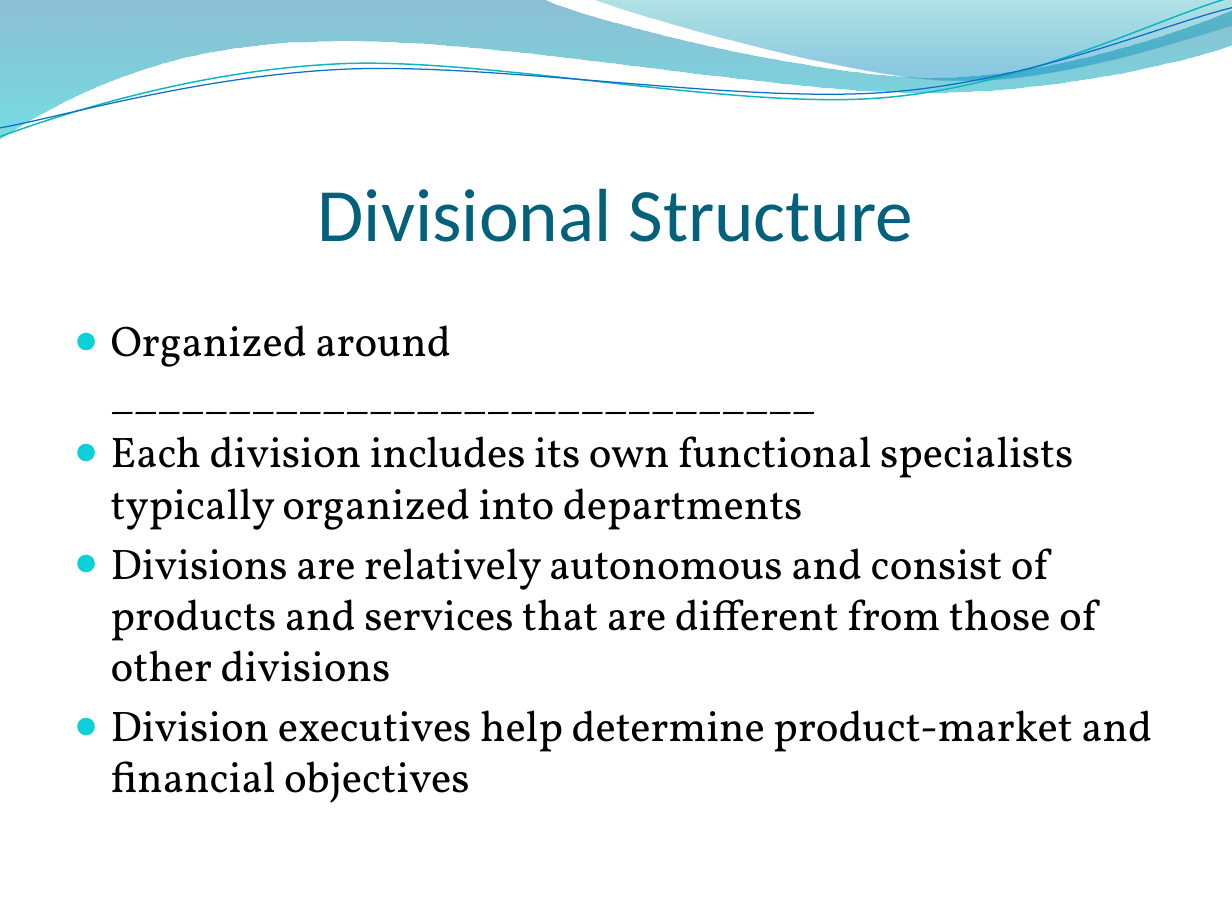
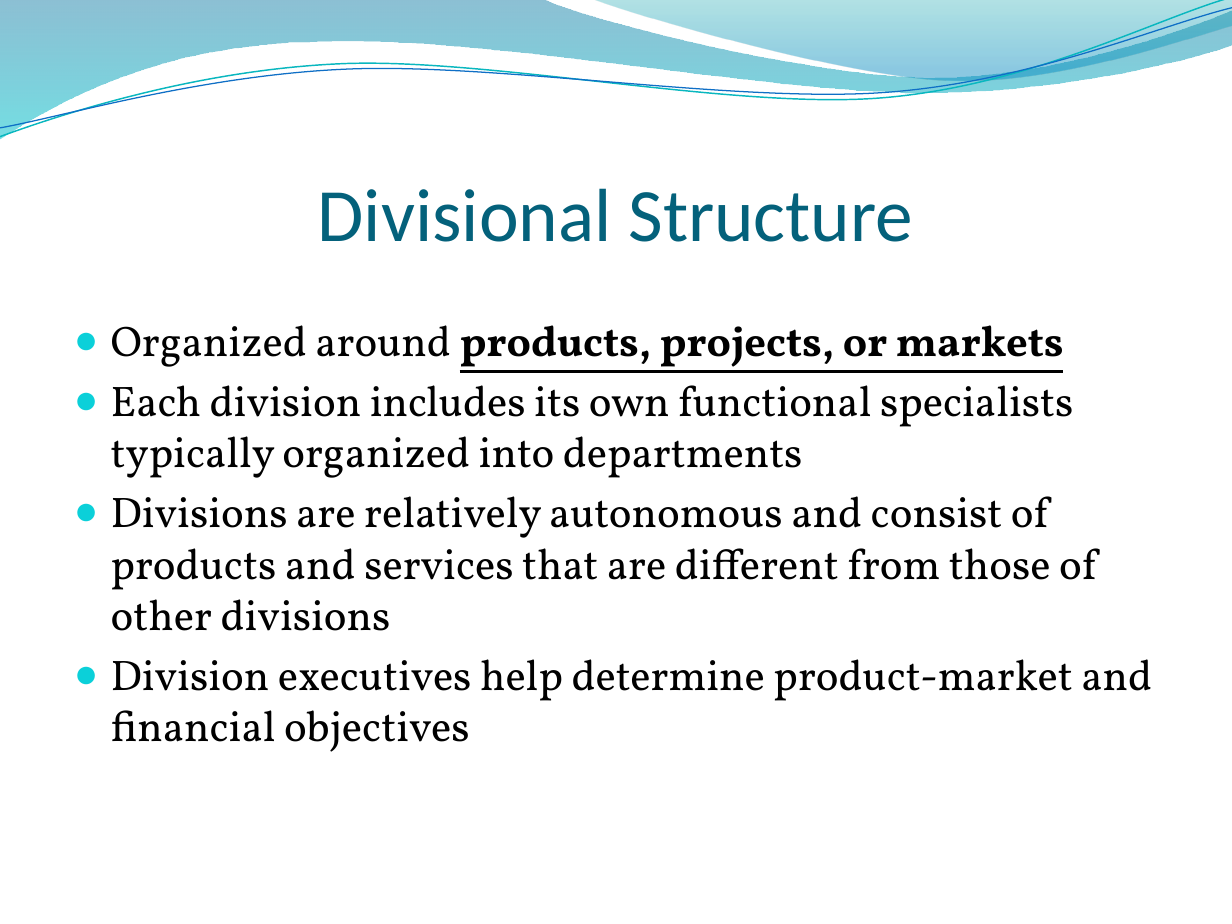
Before and after one commit to urbo425/School-Stuff, a slide deck: slide 13 of bus4750/powerpoints/Chapter+10-1+-+Strategic+Management.pptx. Drawn at 1232x924 pixels with LibreOffice and Linux fonts; fonts in the diff are those of the drawing; background and template pictures are left out. Boxes give left, top, right and bottom in pixels: in the first picture for what was removed or moved away, otherwise in the second. Text is boxed around its words. In the diff, an @@ line names an element or a change of style, - is before the commit and + after.

```diff
--- a/bus4750/powerpoints/Chapter+10-1+-+Strategic+Management.pptx
+++ b/bus4750/powerpoints/Chapter+10-1+-+Strategic+Management.pptx
@@ text at <box>111,325,1064,373</box>: text changed; bold on @@
-● Organized around ______________________________
+● Organized around products, projects, or markets
```
Also in this commit, not shown: 2 other slides changed.
